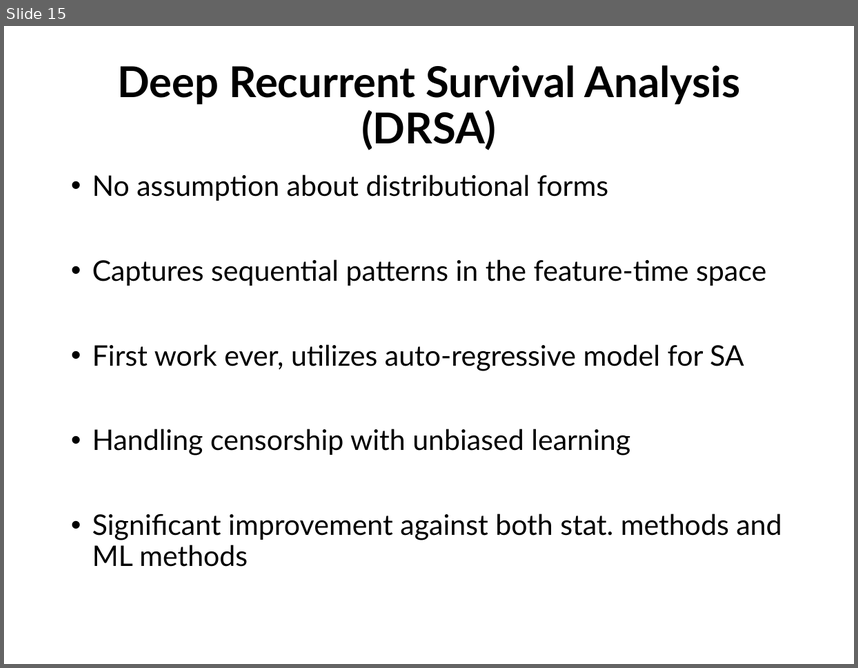
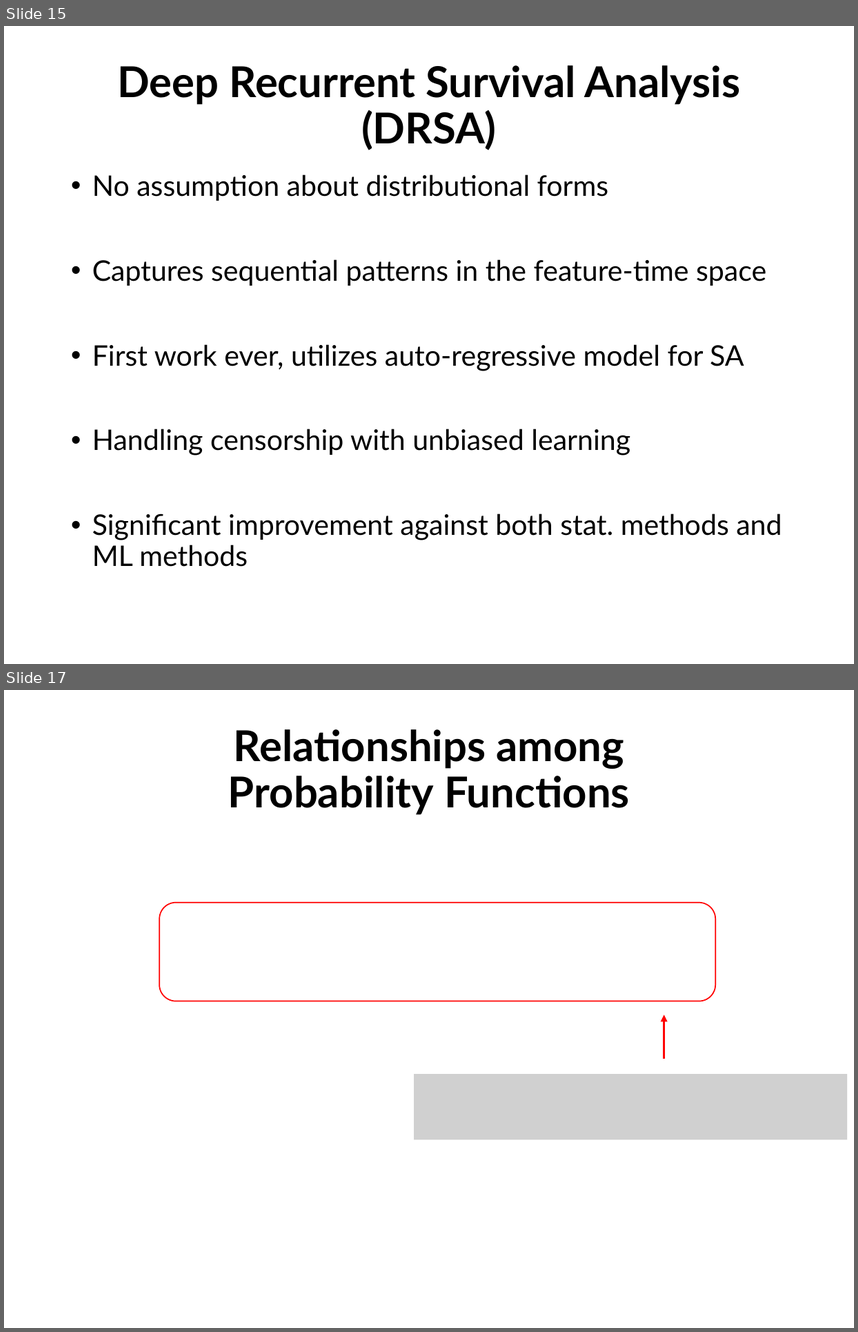
Before and after one commit to rk2900/DRSA, a slide deck: deep-recurrent-survival-analysis.pptx. Shown one above the other, each under a label of ours: slide 15 before the commit, slides 15 and 17 after it; the slides between them are not shown. The pictures are 858x668 and 858x1332 pixels, drawn with LibreOffice and Linux fonts; fonts in the diff are those of the drawing; grey boxes stand for pictures; background and template pictures are left out. Boxes give left, top, right and bottom in pixels: in the first picture for what was removed or moved away, otherwise in the second. Text is boxed around its words. In the diff, an @@ line names an element or a change of style, - is before the commit and + after.

Commit message:
update slides

```diff
--- a/deep-recurrent-survival-analysis.pptx
+++ b/deep-recurrent-survival-analysis.pptx
@@ slide 17 added at bbox=[4, 690, 854, 1328], background #FFFFFF @@
@@ title added at bbox=[228, 729, 630, 815], 36 pt, text #000000, bold @@
+Relationships among
+Probability Functions
@@ rounded rectangle added at bbox=[159, 903, 715, 1001], outline #FF0000 1 pt @@
@@ arrow added from (664, 1059) to (664, 1015), #FF0000 1.5 pt @@
@@ picture added at bbox=[414, 1074, 847, 1138] @@
```
Also in this commit, not shown: 2 slides changed.
